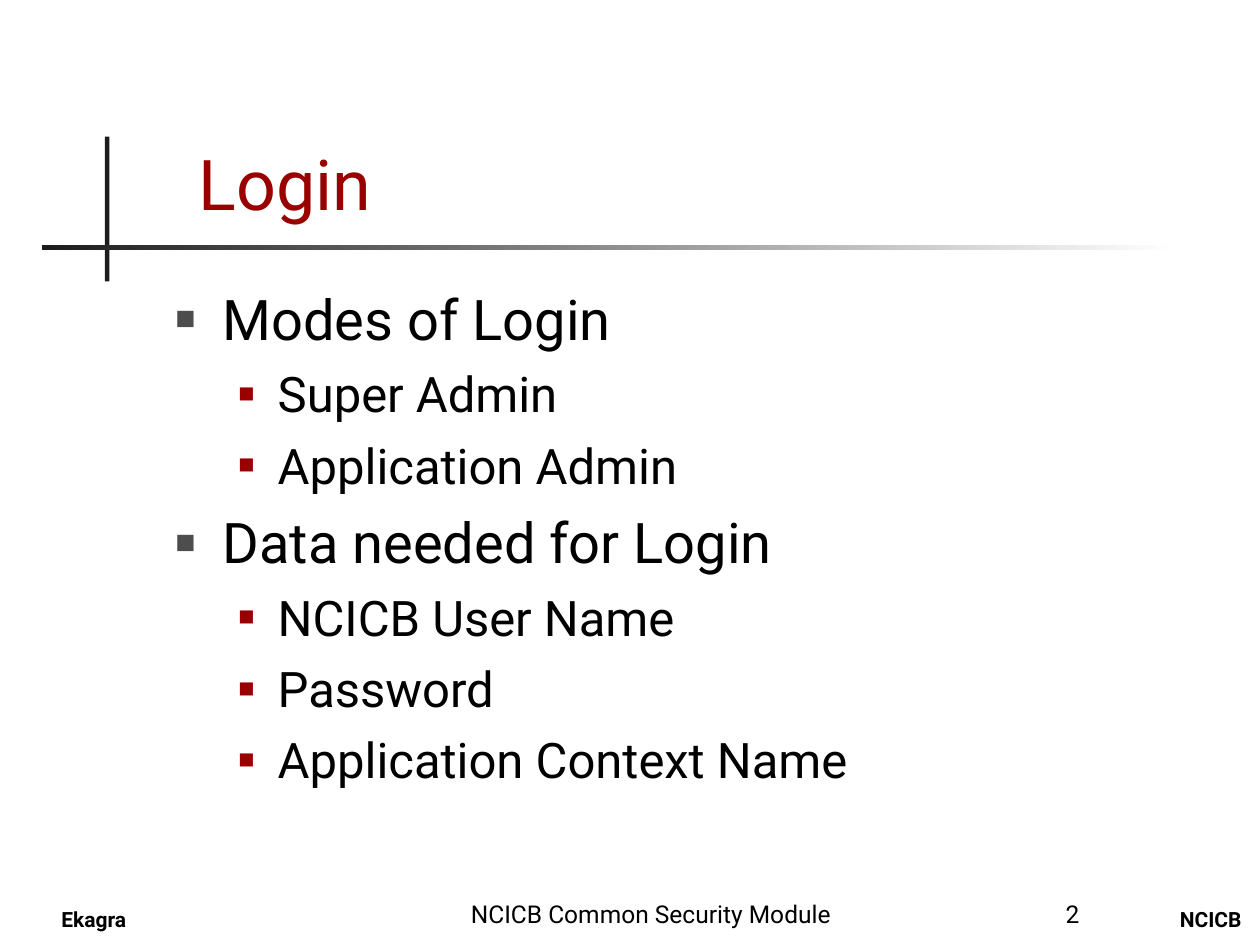
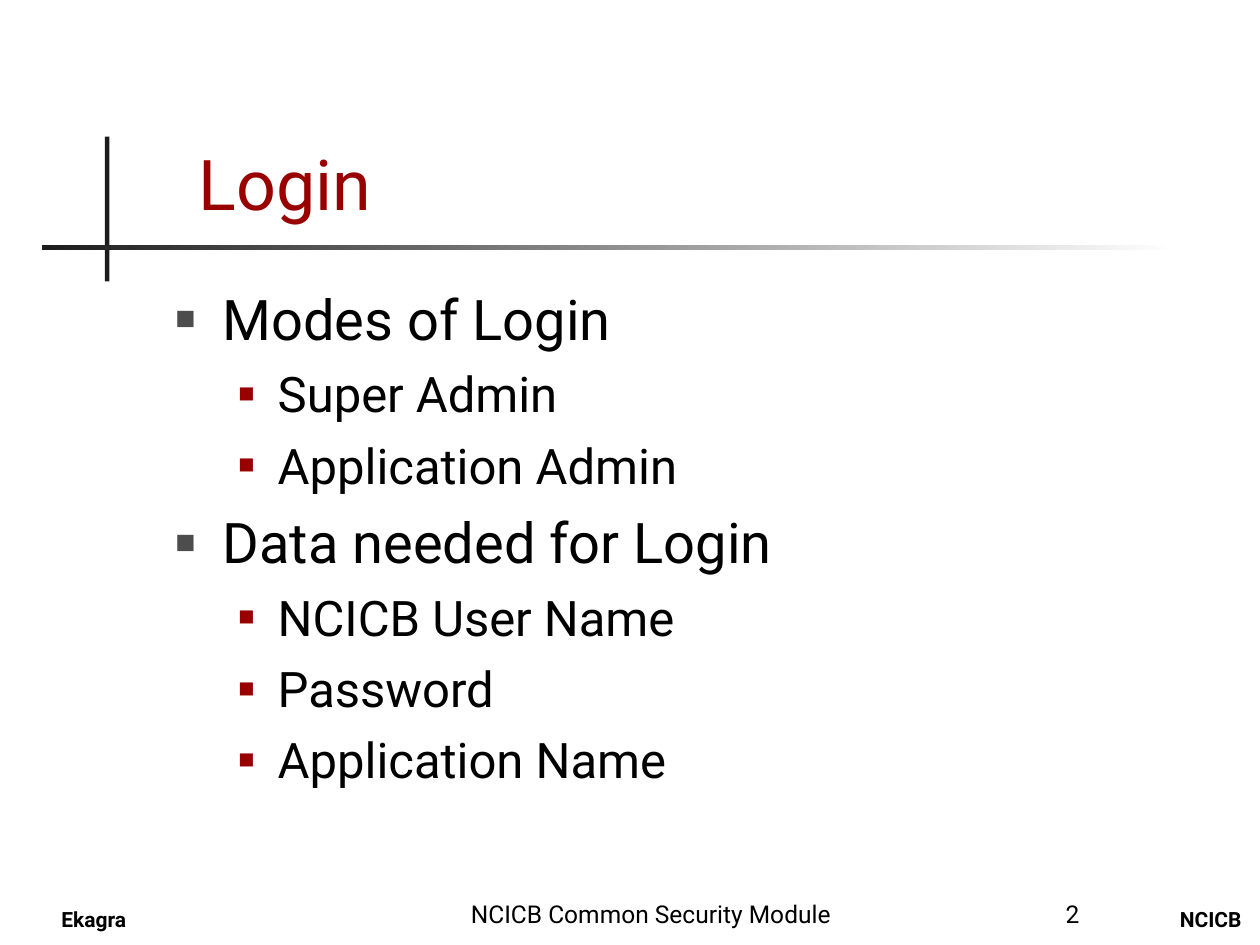
Before and after one commit to CBIIT/common-security-module-docs, a slide deck: slide 2 of CSM_UPT_Presentation.ppt. Drawn at 1260x945 pixels with LibreOffice and Linux fonts; fonts in the diff are those of the drawing; background and template pictures are left out. Boxes give left, top, right and bottom in pixels: in the first picture for what was removed or moved away, otherwise in the second. Text is boxed around its words. In the diff, an @@ line names an element or a change of style, - is before the commit and + after.

```diff
--- a/CSM_UPT_Presentation.ppt
+++ b/CSM_UPT_Presentation.ppt
@@ text at <box>278,741,666,788</box>: text changed @@
-  ■ Application Context Name
+  ■ Application Name
```
Also in this commit, not shown: 1 other slide changed.
